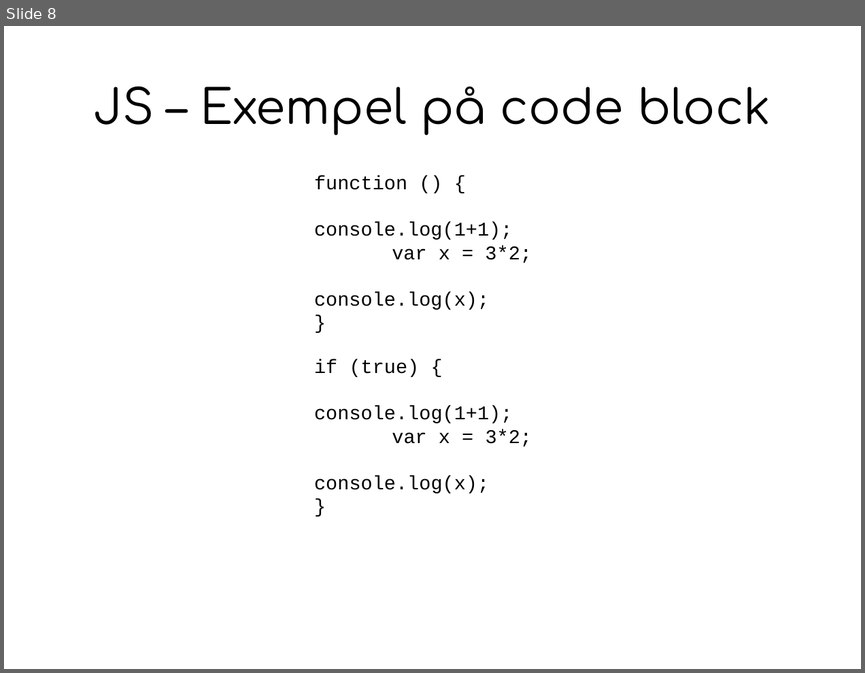
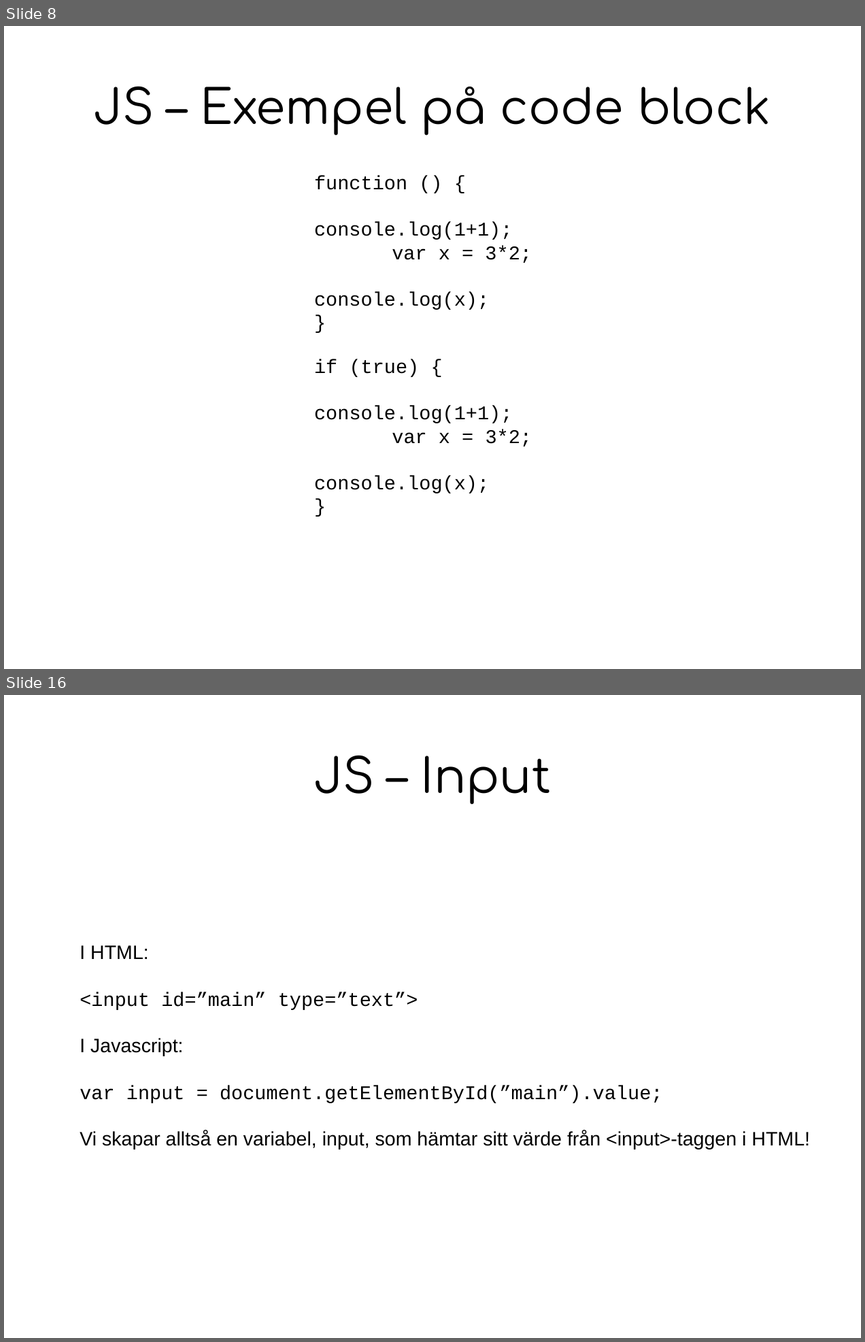
Before and after one commit to digidemlab/codemoth, a slide deck: js/presentation_js.odp. Shown one above the other, each under a label of ours: slide 8 before the commit, slides 8 and 16 after it; the slides between them are not shown. The pictures are 865x673 and 865x1342 pixels, drawn with LibreOffice and Linux fonts; fonts in the diff are those of the drawing. Boxes give left, top, right and bottom in pixels: in the first picture for what was removed or moved away, otherwise in the second. Text is boxed around its words. In the diff, an @@ line names an element or a change of style, - is before the commit and + after.

Commit message:
Finished first Javascript lesson materials: Console, arithmetics, variables and input.

```diff
--- a/js/presentation_js.odp
+++ b/js/presentation_js.odp
@@ slide 16 added at [4, 695, 861, 1338], background #FFFFFF @@
@@ title added at [313, 755, 551, 804], 44 pt, text #000000 @@
+JS – Input
@@ text added at [79, 945, 810, 1149], 18 pt, text #000000 @@
+I HTML:
+<input id=”main” type=”text”>
+I Javascript:
+var input = document.getElementById(”main”).value;
+Vi skapar alltså en variabel, input, som hämtar sitt värde från <input>-taggen i HTML!
```
Also in this commit, not shown: 2 slides changed, 7 other slides added, 9 other files.
